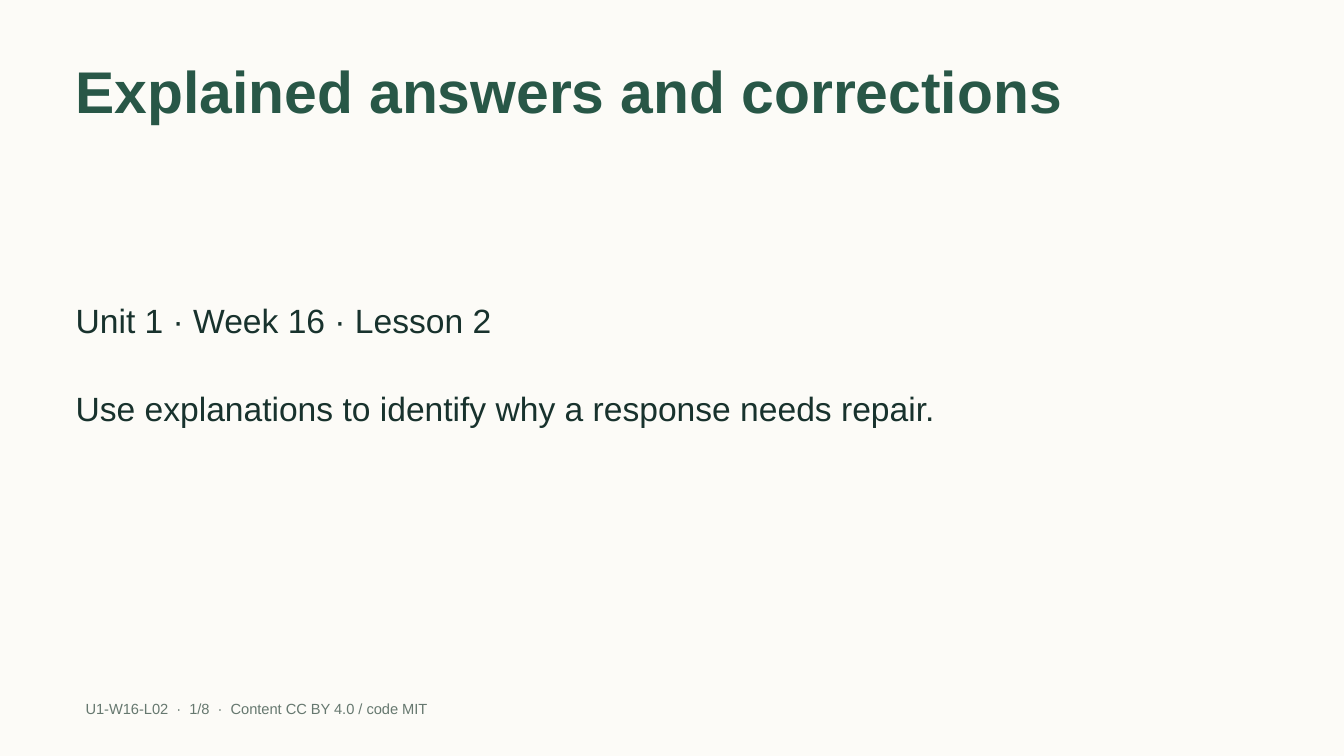
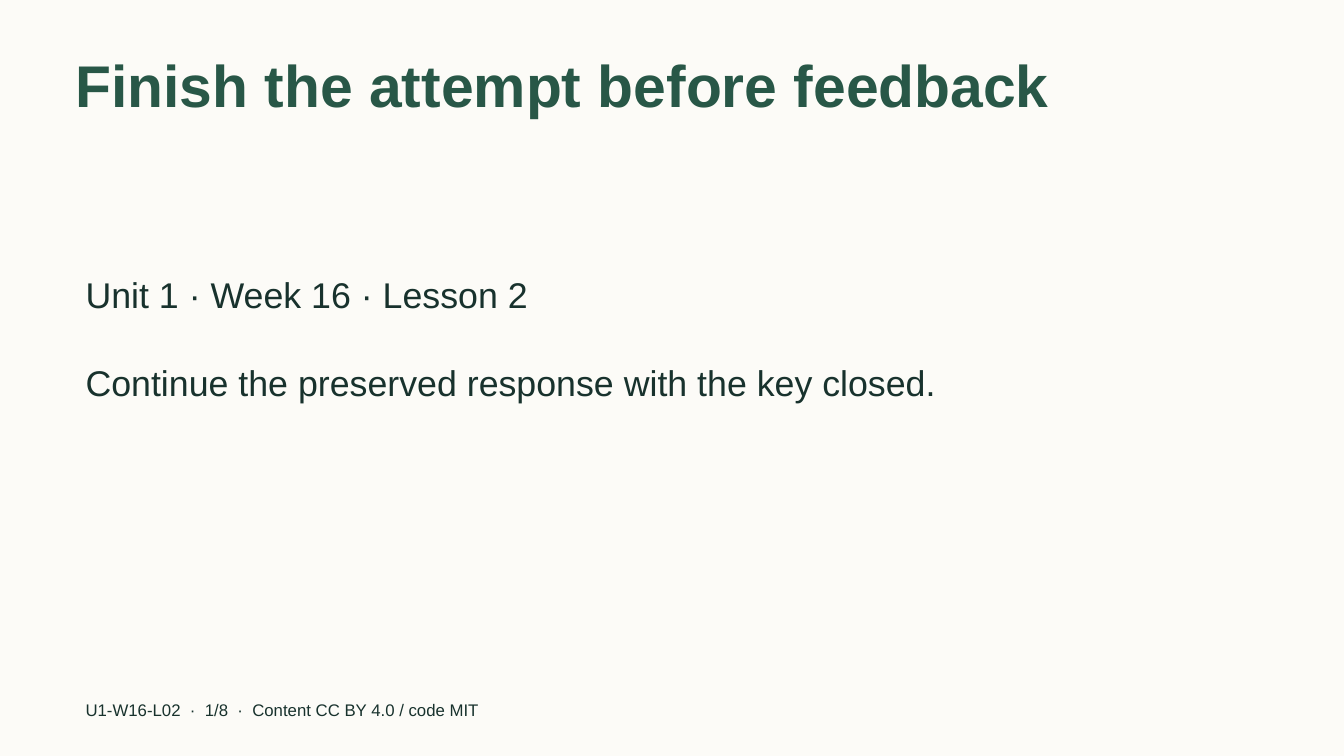
Before and after one commit to EdugenIO/cs-atar-textbook, a slide deck: slide 1 of dist/slides/u1-w16-l02.pptx. Drawn at 1344x756 pixels with LibreOffice and Linux fonts; fonts in the diff are those of the drawing. Boxes give left, top, right and bottom in pixels: in the first picture for what was removed or moved away, otherwise in the second. Text is boxed around its words. In the diff, an @@ line names an element or a change of style, - is before the commit and + after.

```diff
--- a/dist/slides/u1-w16-l02.pptx
+++ b/dist/slides/u1-w16-l02.pptx
@@ title at [76,64,1049,118]: text changed @@
-Explained answers and corrections
+Finish the attempt before feedback
@@ text "Unit 1 · Week 16 ..." at [86,282,528,309]: size 24 to 25.5 pt; vertical alignment middle to top @@
@@ text "Continue the preserved response with ..." at [86,370,935,403]: vertical alignment middle to top @@
@@ text at [86,370,935,403]: text changed; size 24 to 25.5 pt @@
-Use explanations to identify why a response needs repair.
+Continue the preserved response with the key closed.
@@ text "U1-W16-L02 · 1/8 · Content ..." at [86,704,479,716]: size 10.5 to 12 pt, text colour #66786F to #18322D @@
```
Also in this commit, not shown: 2 other slides changed, 5 slides added, 5 slides removed, 40 other files.
